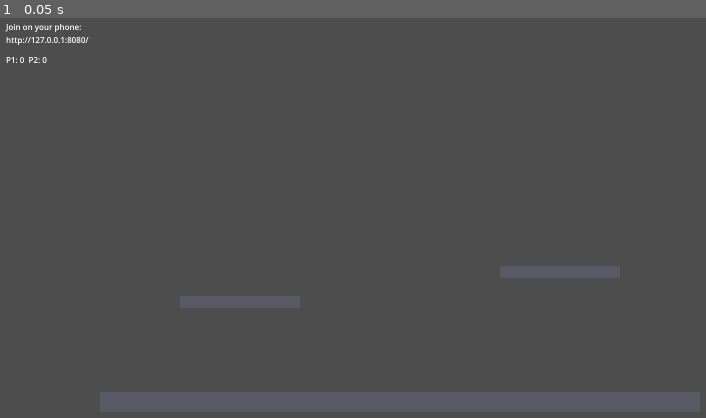
Above: before the commit, frame 1.
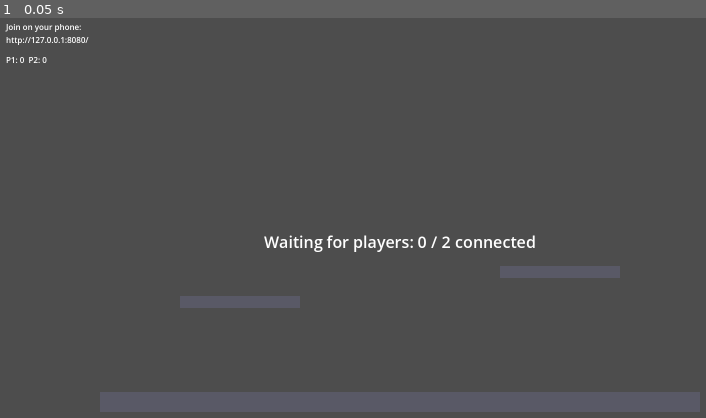
Above: after the commit, the same moment.

Repository: tkneeland/pickfight
Game: Godot game, scene res://scenes/Main.tscn
Same seed, same stepped clock (60 frames per second), same inputs: the game is played once before the commit and once after it.
Inputs:
- Up to frame 1 (0.05 s): no input

The runs differ from the first frame. In frame 1, 0.5% of the frame differs, in the area x 37-76%, y 54-59%.

Commit message:
Show a waiting-for-players message before a round starts
Player stays invisible until RoundManager.start_round() runs it in, and
a round needs min_players_to_start (2) claimed slots -- so with only
one phone connected the shared screen showed nothing at all: no
players, no explanation. Verified with two headless ws_probe_client
connections against a live host: the label tracks connected/needed
and clears the instant the second slot is claimed and the round starts.

Diff:
--- a/scenes/Main.tscn
+++ b/scenes/Main.tscn
@@ -49,6 +49,14 @@
 offset_bottom = 110.0
 text = "P1: 0  P2: 0"
 
+[node name="WaitingLabel" type="Label" parent="UI"]
+anchor_right = 1.0
+anchor_bottom = 1.0
+theme_override_font_sizes/font_size = 32
+horizontal_alignment = 1
+vertical_alignment = 1
+text = "Waiting for players..."
+
 [node name="JoinQrCode" type="TextureRect" parent="UI"]
 anchor_left = 1.0
 anchor_right = 1.0
@@ -73,3 +81,4 @@
 spawn_points = [Vector2(-100, 0), Vector2(100, 0)]
 controller_server_path = NodePath("../ControllerServer")
 score_label_path = NodePath("../UI/ScoreLabel")
+waiting_label_path = NodePath("../UI/WaitingLabel")
--- a/scripts/RoundManager.gd
+++ b/scripts/RoundManager.gd
@@ -17,6 +17,10 @@
 @export var spawn_points: Array[Vector2] = []
 @export var controller_server_path: NodePath
 @export var score_label_path: NodePath
+## Shown while waiting on roster size, since a WAITING round leaves every
+## Player invisible (Player._ready()) -- without this the shared screen looks
+## broken (blank arena, no players) instead of "needs one more phone".
+@export var waiting_label_path: NodePath
 ## A round will not start with fewer roster entries than this -- one player
 ## cannot be "eliminated down to one survivor".
 @export var min_players_to_start: int = 2
@@ -31,13 +35,16 @@
 var _players: Array = []
 var _scores: PackedInt32Array = PackedInt32Array()
 var _controller_server: Node
+var _waiting_label: Label
 
 func _ready() -> void:
 	for path in player_paths:
 		_players.append(get_node_or_null(path))
 	_scores.resize(_players.size())
 	_controller_server = get_node_or_null(controller_server_path)
+	_waiting_label = get_node_or_null(waiting_label_path) as Label
 	_update_score_label()
+	_set_waiting_text(0)
 
 func _process(_delta: float) -> void:
 	match _state:
@@ -60,13 +67,22 @@
 		return
 	var roster: Array[int] = _controller_server.claimed_slots()
 	if roster.size() < min_players_to_start:
+		_set_waiting_text(roster.size())
 		return
+	if _waiting_label != null:
+		_waiting_label.visible = false
 	for slot in roster:
 		if slot < 0 or slot >= _players.size() or _players[slot] == null:
 			continue
 		var spawn: Vector2 = spawn_points[slot] if slot < spawn_points.size() else Vector2.ZERO
 		_players[slot].start_round(spawn)
 	_state = State.ROUND_ACTIVE
+
+func _set_waiting_text(connected: int) -> void:
+	if _waiting_label == null:
+		return
+	_waiting_label.visible = true
+	_waiting_label.text = "Waiting for players: %d / %d connected" % [connected, min_players_to_start]
 
 ## A round ends the instant one or zero players are still standing --
 ## whichever came from a ring-out or the last hit that crossed DEATH_DAMAGE.
